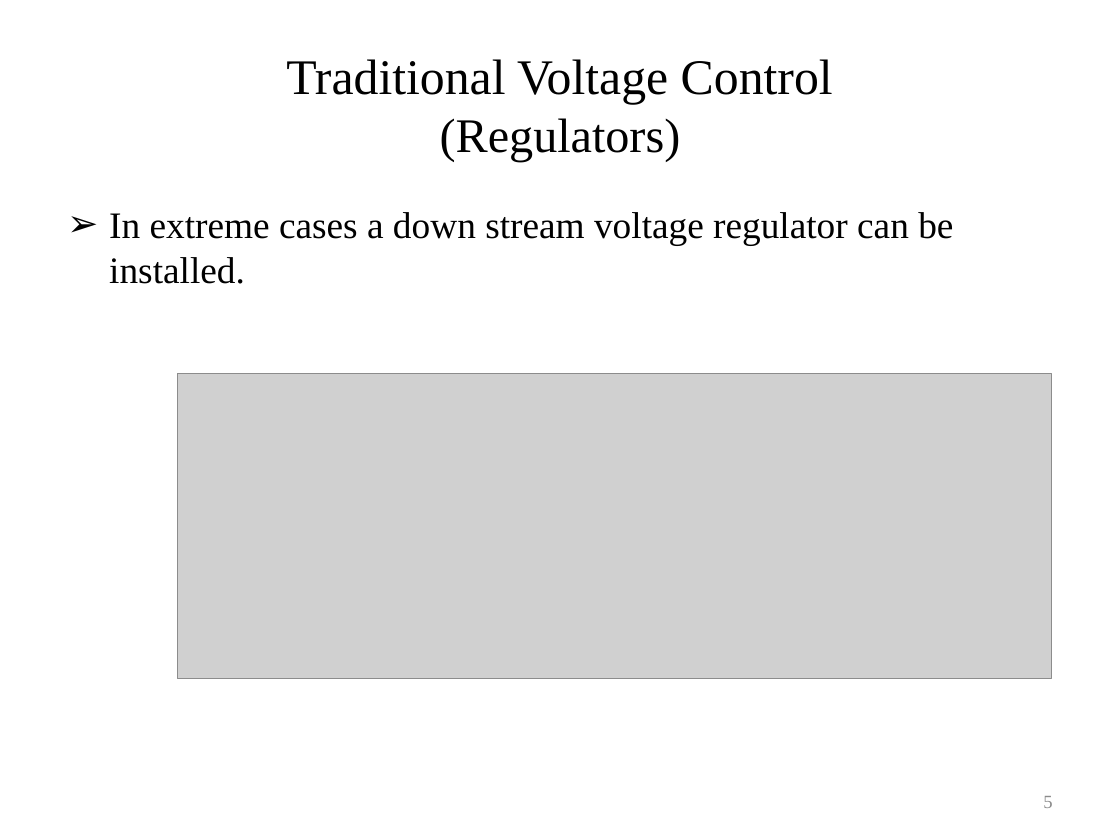
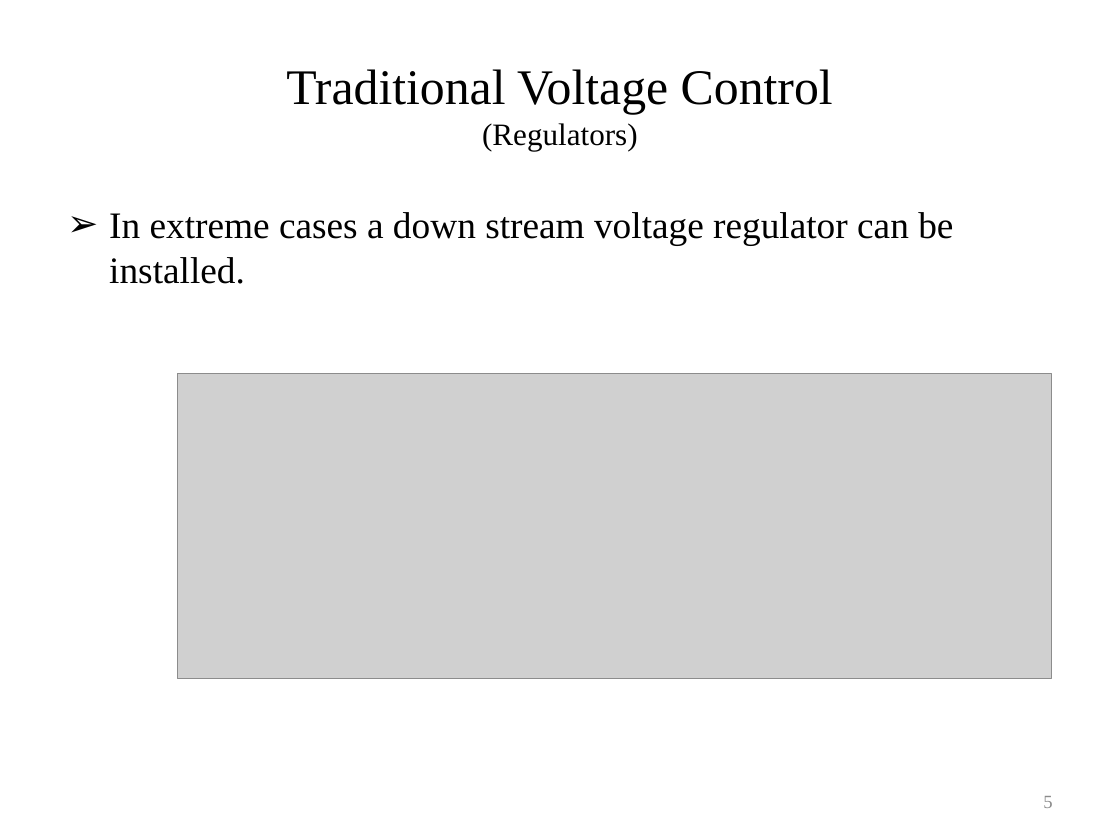
Before and after one commit to gridlab-d/course, a slide deck: slide 5 of University of Washington Class/Module 6 - Volt-VAR Optimization.pptx. Drawn at 1120x840 pixels with LibreOffice and Linux fonts; fonts in the diff are those of the drawing; grey boxes stand for pictures. Boxes give left, top, right and bottom in pixels: in the first picture for what was removed or moved away, otherwise in the second. Text is boxed around its words. In the diff, an @@ line names an element or a change of style, - is before the commit and + after.

```diff
--- a/University of Washington Class/Module 6 - Volt-VAR Optimization.pptx
+++ b/University of Washington Class/Module 6 - Volt-VAR Optimization.pptx
@@ title "Traditional Voltage Control (Regulators)" at [286, 69, 833, 151]: size 31 to 20 pt in "(Regulators)" @@
```
Also in this commit, not shown: 9 other slides changed.
